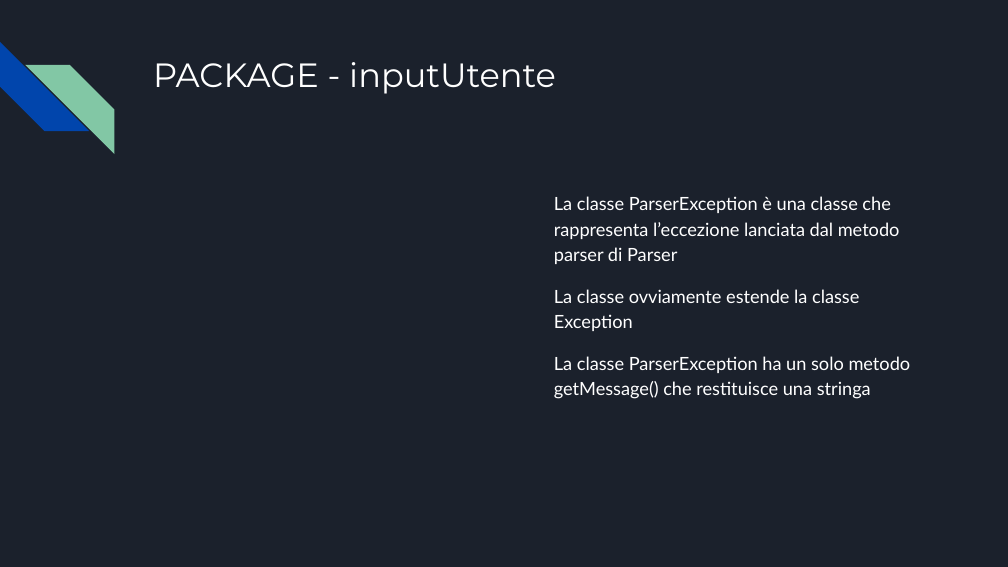
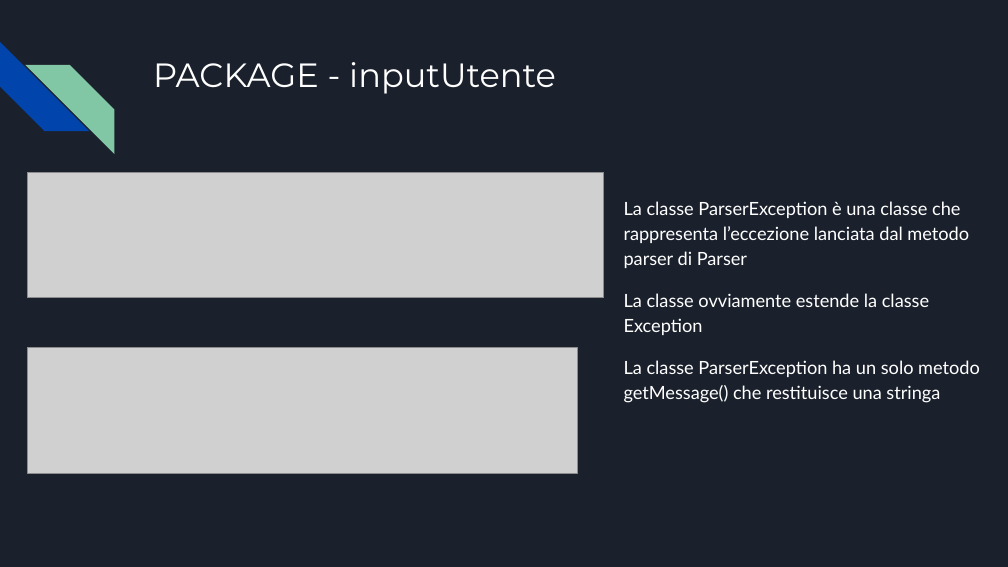
Before and after one commit to vitomarzocca/Esame-MAP, a slide deck: slide 5 of Presentazione senza titolo.pptx. Drawn at 1008x567 pixels with LibreOffice and Linux fonts; fonts in the diff are those of the drawing; grey boxes stand for pictures. Boxes give left, top, right and bottom in pixels: in the first picture for what was removed or moved away, otherwise in the second. Text is boxed around its words. In the diff, an @@ line names an element or a change of style, - is before the commit and + after.

```diff
--- a/Presentazione senza titolo.pptx
+++ b/Presentazione senza titolo.pptx
@@ picture added at (27,172,604,298) @@
@@ text "La classe ParserException è una ...": place and size @@
-text "La classe ParserException è una ..." at (554,196,911,399)
+text "La classe ParserException è una ..." at (624,201,980,403)
@@ picture added at (27,348,578,474) @@
```
Also in this commit, not shown: 10 other slides changed, 9 slides added, 4 other files.
